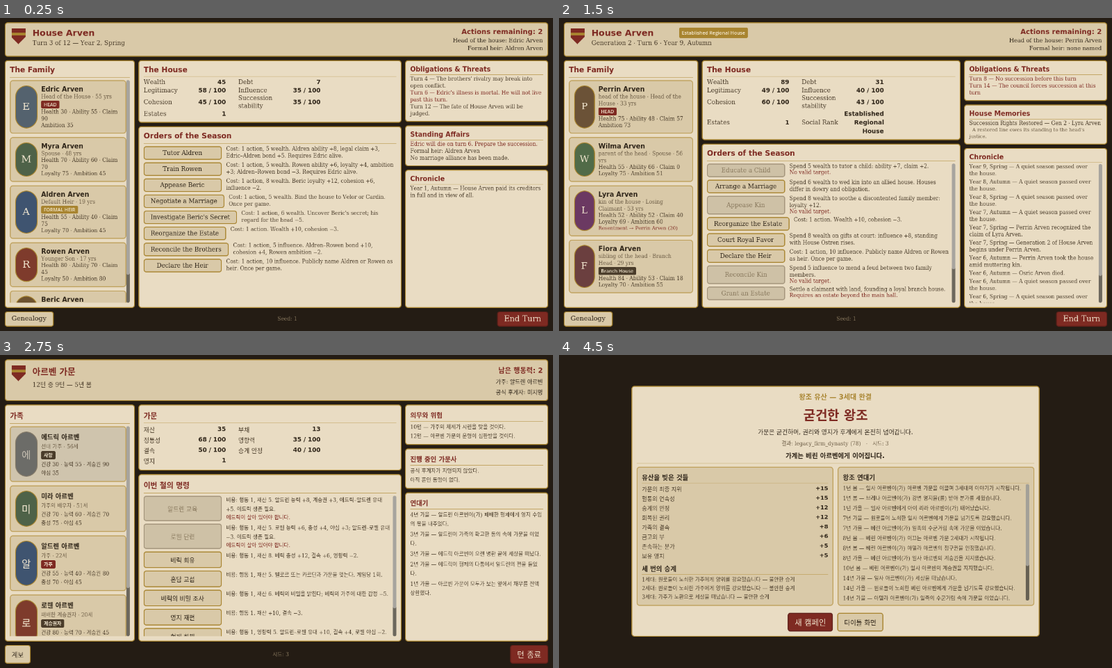
Above: before the commit, frames 1-4 (two rows, left to right).
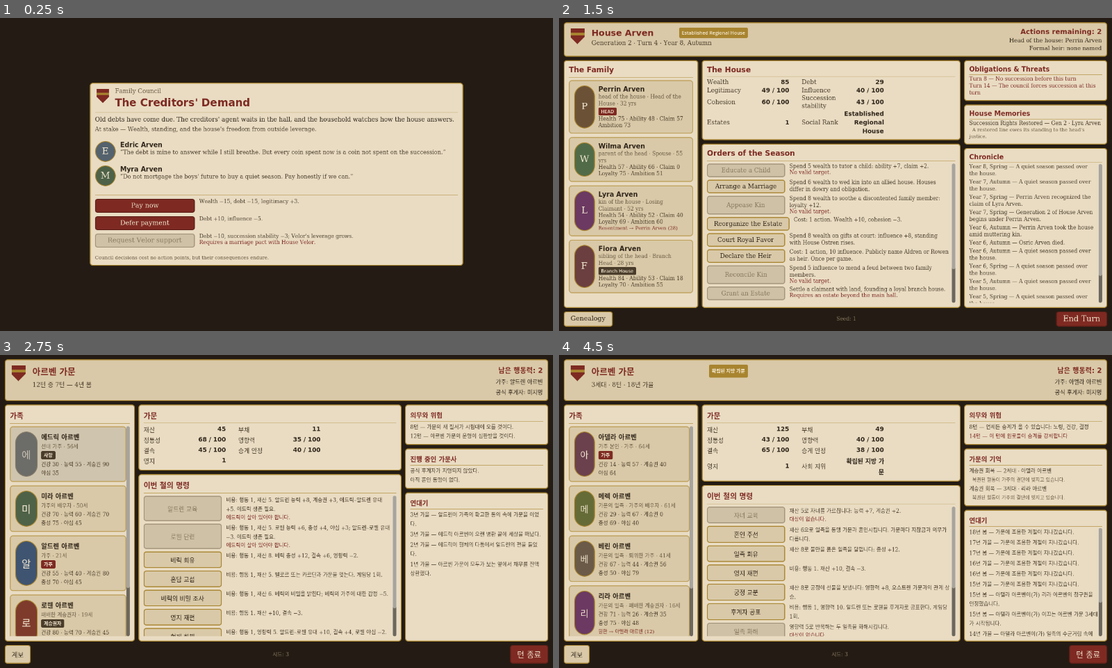
Above: after the commit, the same moments.

Repository: BN8624/Dynasty
Game: Godot game, scene res://tests/smoke.tscn
The game is run twice, just before and just after one commit, with the same random seed, the same clock (stepped at 60 frames per second) and the same inputs. This scene is started directly instead of the project's main scene.
Inputs (mouse positions are in pixels of both pictures, inside the frame that each line leads up to):
- Up to frame 1 (0.25 s): no input
- Up to frame 2 (1.5 s): click (702, 205) at 0.5 s, where only the run before the commit has a clickable "Share estate income"; click "Arrange a Marriage" at 1.25 s
- Up to frame 3 (2.75 s): click "Appease Kin" at 2 s
- Up to frame 4 (4.5 s): click "베릭 회유" at 2.75 s; click "혼인 주선" at 3.5 s; click "일족 회유" at 4.25 s

The runs differ from the first frame. In frame 1, 66% of the frame differs, in the area x 0-100%, y 1-99%; in frame 2, 1.4%; in frame 3, 1.3%; in frame 4, 67%.

Commit message:
Complete campaign selection and succession legality

Diff:
--- a/core/campaign_rules.gd
+++ b/core/campaign_rules.gd
@@ -86,7 +86,7 @@
 	s.characters[id] = {
 		"id": id, "name_key": _pick_name(s, gender), "gender": gender,
 		"age_months": age_y * 12 + s.rng_roll(12), "alive": true, "in_house": true,
-		"exiled": false, "disinherited": false,
+		"exiled": false, "disinherited": false, "former_head": false,
 		"health": health, "ability": ability, "legal_claim": claim,
 		"loyalty": null if loyalty < 0 else loyalty, "ambition": ambition,
 		"role": role, "generation_born": s.generation,
@@ -118,6 +118,7 @@
 	# 가주의 형제(방계 위험 요인).
 	var kin := _mk_char(s, "m" if s.rng_roll(2) == 0 else "f", 44 + s.rng_roll(4),
 		55 + s.rng_roll(20), 45 + s.rng_roll(25), 25, 40 + s.rng_roll(25), 55 + s.rng_roll(30), "kin")
+	s.flags["founder_collateral_id"] = kin
 	s.set_rel(head, kin, 40 + s.rng_roll(25))
 	# 형제간 관계.
 	var kids := s.children_of(head)
@@ -588,7 +589,8 @@
 			var wk := ""
 			for cid in s.sorted_char_ids():
 				var c: Dictionary = s.chr(cid)
-				if c["alive"] and c["in_house"] and cid != head and c["branch_id"] == "" \
+				if c["alive"] and c["in_house"] and cid != head and not c["former_head"] \
+						and c["branch_id"] == "" \
 						and not c["disinherited"] and c["loyalty"] != null \
 						and (int(c["loyalty"]) <= 25 or s.emotion_intensity(cid, "resentment", head) >= 70):
 					wk = cid
@@ -1119,6 +1121,15 @@
 	var c: Dictionary = s.chr(id)
 	c["alive"] = false
 	c["role"] = "deceased_" + str(c["role"])
+	var branch_id: String = c["branch_id"]
+	if branch_id != "" and s.branches.has(branch_id):
+		var has_living_member := false
+		for other_id in s.sorted_char_ids():
+			var other: Dictionary = s.chr(other_id)
+			if other["branch_id"] == branch_id and other["alive"]:
+				has_living_member = true
+				break
+		s.branches[branch_id]["alive"] = has_living_member
 	s.log_entry(id, "chron.camp_death", {}, true)
 	if s.regent_id == id:
 		s.regent_id = ""
@@ -1191,6 +1202,7 @@
 		var c: Dictionary = s.chr(id)
 		if c["alive"] and c["in_house"] and id != s.current_head_id \
 				and not c["disinherited"] and not c["exiled"] and c["branch_id"] == "" \
+				and not c["former_head"] \
 				and int(c["legal_claim"]) >= 10:
 			out.append(id)
 	# 직계 우선, 청구권 내림차순 정렬.
@@ -1206,11 +1218,18 @@
 
 static func _run_succession(s: CampaignState, cause: String) -> void:
 	var old_head := s.current_head_id
+	if s.chr(old_head)["alive"]:
+		s.chr(old_head)["former_head"] = true
 	var cands := _succession_candidates(s)
 	if cands.is_empty():
 		# 대가 끊김 — 먼 사촌이 가계를 잇는다(유산 평가에 불리).
+		var parent_id: String = s.flags["founder_collateral_id"]
+		var parent: Dictionary = s.chr(parent_id)
+		var father_id := parent_id if parent["gender"] == "m" else ""
+		var mother_id := parent_id if parent["gender"] == "f" else ""
 		var cousin := _mk_char(s, "m" if s.rng_roll(2) == 0 else "f", 28 + s.rng_roll(8),
-			60 + s.rng_roll(20), 45 + s.rng_roll(20), 30, 50, 50 + s.rng_roll(20), "kin")
+			60 + s.rng_roll(20), 45 + s.rng_roll(20), 30, 50, 50 + s.rng_roll(20), "kin",
+			father_id, mother_id)
 		s.flags["continuity_broken"] = true
 		s.log_entry(cousin, "chron.camp_distant_cousin", {}, true)
 		cands = [cousin]
--- a/core/campaign_state.gd
+++ b/core/campaign_state.gd
@@ -319,10 +319,10 @@
 	for id in sorted_char_ids():
 		var c: Dictionary = characters[id]
 		var loy: String = "-" if c["loyalty"] == null else str(c["loyalty"])
-		parts.append("%s %s a%d %s%s%s%s h%d ab%d lc%d lo%s am%d r%s f%s m%s sp%s b%s" % [
+		parts.append("%s %s a%d %s%s%s%s%s h%d ab%d lc%d lo%s am%d r%s f%s m%s sp%s b%s" % [
 			id, c["name_key"], c["age_months"], "1" if c["alive"] else "0",
 			"1" if c["in_house"] else "0", "1" if c["exiled"] else "0",
-			"1" if c["disinherited"] else "0",
+			"1" if c["disinherited"] else "0", "1" if c["former_head"] else "0",
 			c["health"], c["ability"], c["legal_claim"], loy, c["ambition"], c["role"],
 			c["father_id"], c["mother_id"], c["spouse_id"], c["branch_id"]])
 	var rkeys: Array = relationships.keys()
--- a/core/game.gd
+++ b/core/game.gd
@@ -10,6 +10,7 @@
 
 const SCENES := {
 	"start": "res://ui/start_screen.tscn",
+	"campaign_select": "res://ui/campaign_select.tscn",
 	"office": "res://ui/house_office.tscn",
 	"council": "res://ui/family_council.tscn",
 	"succession": "res://ui/succession_screen.tscn",
@@ -22,11 +23,13 @@
 	"camp_legacy": "res://ui/campaign_legacy.tscn",
 }
 
-# 내보낸 빌드 검증용: `--verify-office` 사용자 인자로 실행하면 새 게임이
-# 집무실에 도달하는지 확인하고 결과를 출력한 뒤 종료한다. 일반 플레이에는 관여하지 않는다.
+# 내보낸 빌드 검증용 사용자 인자로 두 모드의 초기 화면 도달을 확인한다.
+# 결과를 출력하고 종료하며 일반 플레이에는 관여하지 않는다.
 func _ready() -> void:
 	if "--verify-office" in OS.get_cmdline_user_args():
 		_verify_office()
+	elif "--verify-campaign" in OS.get_cmdline_user_args():
+		_verify_campaign()
 
 func _verify_office() -> void:
 	await get_tree().process_frame
@@ -37,6 +40,29 @@
 	var cs := get_tree().current_scene
 	var ok: bool = cs != null and cs.name == "HouseOffice" and state.turn == 1 and state.action_points == 2
 	print("VERIFY_OFFICE_RESULT: %s (scene=%s)" % ["PASS" if ok else "FAIL", cs.name if cs != null else "<none>"])
+	get_tree().quit(0 if ok else 1)
+
+func _verify_campaign() -> void:
+	await get_tree().process_frame
+	goto("campaign_select")
+	for i in range(5):
+		await get_tree().process_frame
+	var select_scene := get_tree().current_scene
+	var select_name: String = select_scene.name if select_scene != null else "<none>"
+	var select_ok: bool = select_name == "CampaignSelect"
+	new_campaign()
+	goto("camp_office")
+	for i in range(5):
+		await get_tree().process_frame
+	var office_scene := get_tree().current_scene
+	var office_ok: bool = office_scene != null and office_scene.name == "CampaignOffice" \
+		and camp.generation == 1 and camp.turn == 1 and camp.action_points == 2
+	var ok := select_ok and office_ok
+	print("VERIFY_CAMPAIGN_RESULT: %s (select=%s, office=%s)" % [
+		"PASS" if ok else "FAIL",
+		select_name,
+		office_scene.name if office_scene != null else "<none>",
+	])
 	get_tree().quit(0 if ok else 1)
 
 func new_game() -> void:
--- a/i18n/en.json
+++ b/i18n/en.json
@@ -404,6 +404,11 @@
 	"estate.estate_river": "Riverfield Estate",
 	"ui.new_campaign": "Dynasty Campaign (Three Generations)",
 	"ui.new_campaign_hint": "A three-generation campaign: rights, memories, and rank persist across successions.",
+	"ui.campaign_selection": "Campaign Selection",
+	"ui.campaign_selection_hint": "Choose the fixed succession scenario or begin a three-generation dynasty.",
+	"ui.last_winter_mode": "THE LAST WINTER",
+	"ui.last_winter_mode_hint": "The fixed twelve-turn succession scenario and deterministic regression path.",
+	"ui.choose_campaign": "Begin",
 	"ui.camp_turn_line": "Generation {generation} · Turn {turn} · Year {year}, {season}",
 	"ui.memories_panel": "House Memories",
 	"ui.no_memories": "No living memory weighs on the house.",
--- a/i18n/ko.json
+++ b/i18n/ko.json
@@ -404,6 +404,11 @@
 	"estate.estate_river": "강변 영지",
 	"ui.new_campaign": "왕조 캠페인 (3세대)",
 	"ui.new_campaign_hint": "3세대 캠페인 — 권리·기억·지위가 승계를 넘어 이어집니다.",
+	"ui.campaign_selection": "캠페인 선택",
+	"ui.campaign_selection_hint": "고정 승계 시나리오 또는 3세대 왕조 캠페인을 선택하십시오.",
+	"ui.last_winter_mode": "마지막 겨울",
+	"ui.last_winter_mode_hint": "12턴 고정 승계 시나리오이자 결정론적 회귀 경로입니다.",
+	"ui.choose_campaign": "시작",
 	"ui.camp_turn_line": "{generation}세대 · {turn}턴 · {year}년 {season}",
 	"ui.memories_panel": "가문의 기억",
 	"ui.no_memories": "가문을 짓누르는 기억이 없습니다.",
--- a/tests/smoke.gd
+++ b/tests/smoke.gd
@@ -129,7 +129,12 @@
 		if scene_name() != "StartScreen":
 			fail(loc + ": expected StartScreen, got " + scene_name())
 			return
-		press(find_button(I18n.t("ui.new_game")), loc + ": new game")
+		press(find_button(I18n.t("ui.campaign_selection")), loc + ": campaign selection")
+		await _settle()
+		if scene_name() != "CampaignSelect":
+			fail(loc + ": expected CampaignSelect, got " + scene_name())
+			return
+		press(find_button(I18n.t("ui.choose_campaign")), loc + ": choose The Last Winter")
 		await _settle()
 		if scene_name() != "HouseOffice":
 			fail(loc + ": expected HouseOffice after new game, got " + scene_name())
@@ -199,7 +204,7 @@
 			loc, terminal, saw_council, saw_succession])
 
 	# ------------------------------------------------------------ 3세대 캠페인 경로
-	# Title → Campaign → Office → (Council/Genealogy) → Succession ×3 → Legacy → Restart → Title.
+	# Title → Campaign Selection → Campaign → Office → (Council/Genealogy) → Succession ×3 → Legacy → Restart → Title.
 	func _campaign_pass_one_locale(loc: String) -> void:
 		var saw_camp_council := false
 		var successions_seen := 0
@@ -209,7 +214,23 @@
 		if scene_name() != "StartScreen":
 			fail(loc + ": campaign: expected StartScreen, got " + scene_name())
 			return
-		press(find_button(I18n.t("ui.new_campaign")), loc + ": new campaign")
+		press(find_button(I18n.t("ui.campaign_selection")), loc + ": campaign selection")
+		await _settle()
+		if scene_name() != "CampaignSelect":
+			fail(loc + ": campaign: expected CampaignSelect, got " + scene_name())
+			return
+		var all_buttons: Array = []
+		var mode_buttons: Array = []
+		_collect_buttons(get_tree().current_scene, all_buttons)
+		for b in all_buttons:
+			if b.text == I18n.t("ui.choose_campaign"):
+				mode_buttons.append(b)
+		if mode_buttons.size() != 2:
+			fail(loc + ": campaign selection expected 2 mode buttons, got %d" % mode_buttons.size())
+			return
+		check_control_on_screen(mode_buttons[0], loc + ": The Last Winter mode button")
+		check_control_on_screen(mode_buttons[1], loc + ": dynasty campaign mode button")
+		press(mode_buttons[1], loc + ": choose dynasty campaign")
 		await _settle()
 		if scene_name() != "CampaignOffice":
 			fail(loc + ": expected CampaignOffice, got " + scene_name())
--- a/tests/validate_campaign.gd
+++ b/tests/validate_campaign.gd
@@ -15,6 +15,7 @@
 	test_emotion_decay_and_transform()
 	var batch := run_batch()
 	test_completion(batch)
+	test_successor_legality(batch)
 	test_persistence_and_causality(batch)
 	test_rank_paths(batch)
 	test_dilemma_variety(batch)
@@ -296,6 +297,31 @@
 		check(CampaignRules.legal_inputs(s).is_empty(), ctx + ": inputs still legal after legacy")
 		check_invariants(s, ctx)
 
+# ---------------------------------------------------------------- 승계 후보 자격
+
+func test_successor_legality(batch: Array) -> void:
+	for run in batch:
+		if not run["complete"]:
+			continue
+		var retired_heads: Dictionary = {}
+		var s: CampaignState = run["state"]
+		var ctx := "successor legality %s/%d" % [run["profile"], run["seed"]]
+		for r in s.succession_records:
+			var winner: String = r["new_head"]
+			check(not retired_heads.has(winner), ctx + ": former head returned as successor: " + winner)
+			retired_heads[r["old_head"]] = true
+
+func test_branch_liveness(s: CampaignState, ctx: String) -> void:
+	for bid in s.branches:
+		var has_living_member := false
+		for cid in s.sorted_char_ids():
+			var c: Dictionary = s.chr(cid)
+			if c["branch_id"] == bid and c["alive"]:
+				has_living_member = true
+				break
+		check(bool(s.branches[bid]["alive"]) == has_living_member,
+			ctx + ": branch liveness is stale: " + str(bid))
+
 # ---------------------------------------------------------------- 지속성/인과
 
 func test_persistence_and_causality(batch: Array) -> void:
@@ -321,6 +347,7 @@
 				ctx + ": successor has no lineage record")
 		# 결혼 기록 보존.
 		check(s.marriages.size() >= 1, ctx + ": marriages lost")
+		test_branch_liveness(s, ctx)
 		# 세대 간 인과: 이전 세대 기억이 원인인 딜레마.
 		for d in s.dilemma_history:
 			if d["origin_memory_id"] == "":
--- /dev/null
+++ b/ui/campaign_select.gd
@@ -0,0 +1,60 @@
+# 캠페인 선택 화면 — 고정 시나리오와 3세대 캠페인의 진입점을 분리해 제시한다.
+extends Control
+
+func _ready() -> void:
+	UIStyle.build_background(self)
+	_build()
+
+func _build() -> void:
+	var center := CenterContainer.new()
+	center.set_anchors_preset(Control.PRESET_FULL_RECT)
+	add_child(center)
+	var panel := UIStyle.make_panel()
+	panel.custom_minimum_size = Vector2(720, 0)
+	center.add_child(panel)
+	var v := VBoxContainer.new()
+	v.add_theme_constant_override("separation", 10)
+	panel.add_child(v)
+
+	var crest := CenterContainer.new()
+	crest.add_child(UIStyle.heraldry(48))
+	v.add_child(crest)
+	var title := UIStyle.label(I18n.t("ui.campaign_selection"), 30, UIStyle.WAX, true)
+	title.horizontal_alignment = HORIZONTAL_ALIGNMENT_CENTER
+	v.add_child(title)
+	var desc := UIStyle.label(I18n.t("ui.campaign_selection_hint"), 13, UIStyle.MUTED)
+	desc.horizontal_alignment = HORIZONTAL_ALIGNMENT_CENTER
+	v.add_child(desc)
+	v.add_child(UIStyle.vspace(4))
+	v.add_child(UIStyle.hline())
+	v.add_child(_mode_panel("ui.last_winter_mode", "ui.last_winter_mode_hint", _start_last_winter))
+	v.add_child(_mode_panel("ui.new_campaign", "ui.new_campaign_hint", _start_campaign))
+
+	var back := UIStyle.button(I18n.t("ui.main_menu"), false, 14)
+	back.pressed.connect(func() -> void: Game.goto("start"))
+	v.add_child(back)
+
+func _mode_panel(title_key: String, hint_key: String, start: Callable) -> Control:
+	var panel := UIStyle.make_panel(UIStyle.PARCHMENT_DARK, UIStyle.GOLD_SOFT)
+	var h := HBoxContainer.new()
+	h.add_theme_constant_override("separation", 12)
+	panel.add_child(h)
+	var text := VBoxContainer.new()
+	text.size_flags_horizontal = Control.SIZE_EXPAND_FILL
+	text.add_theme_constant_override("separation", 3)
+	text.add_child(UIStyle.label(I18n.t(title_key), 18, UIStyle.INK, true))
+	text.add_child(UIStyle.label(I18n.t(hint_key), 12, UIStyle.INK_SOFT))
+	h.add_child(text)
+	var choose := UIStyle.button(I18n.t("ui.choose_campaign"), true, 15)
+	choose.custom_minimum_size = Vector2(130, 0)
+	choose.pressed.connect(start)
+	h.add_child(choose)
+	return panel
+
+func _start_last_winter() -> void:
+	Game.new_game()
+	Game.goto("office")
+
+func _start_campaign() -> void:
+	Game.new_campaign()
+	Game.goto("camp_office")
--- /dev/null
+++ b/ui/campaign_select.tscn
@@ -0,0 +1,12 @@
+[gd_scene load_steps=2 format=3]
+
+[ext_resource type="Script" path="res://ui/campaign_select.gd" id="1"]
+
+[node name="CampaignSelect" type="Control"]
+layout_mode = 3
+anchors_preset = 15
+anchor_right = 1.0
+anchor_bottom = 1.0
+grow_horizontal = 2
+grow_vertical = 2
+script = ExtResource("1")
--- a/ui/start_screen.gd
+++ b/ui/start_screen.gd
@@ -36,15 +36,9 @@
 	v.add_child(UIStyle.hline())
 	v.add_child(UIStyle.vspace(6))
 
-	var new_btn := UIStyle.button(I18n.t("ui.new_game"), true, 20)
-	new_btn.pressed.connect(_on_new_game)
-	v.add_child(new_btn)
-	var camp_btn := UIStyle.button(I18n.t("ui.new_campaign"), true, 20)
-	camp_btn.pressed.connect(_on_new_campaign)
-	v.add_child(camp_btn)
-	var camp_hint := UIStyle.label(I18n.t("ui.new_campaign_hint"), 12, UIStyle.MUTED)
-	camp_hint.horizontal_alignment = HORIZONTAL_ALIGNMENT_CENTER
-	v.add_child(camp_hint)
+	var select_btn := UIStyle.button(I18n.t("ui.campaign_selection"), true, 20)
+	select_btn.pressed.connect(func() -> void: Game.goto("campaign_select"))
+	v.add_child(select_btn)
 	var lang_btn := UIStyle.button(I18n.t("ui.language"), false, 14)
 	lang_btn.pressed.connect(_on_language)
 	v.add_child(lang_btn)
@@ -52,14 +46,6 @@
 	quit_btn.pressed.connect(_on_quit)
 	v.add_child(quit_btn)
 
-func _on_new_game() -> void:
-	Game.new_game()
-	Game.goto("office")
-
-func _on_new_campaign() -> void:
-	Game.new_campaign()
-	Game.goto("camp_office")
-
 func _on_language() -> void:
 	I18n.set_locale("ko" if I18n.locale == "en" else "en")
 	_build()
Not shown, added: ui/campaign_select.gd.uid
